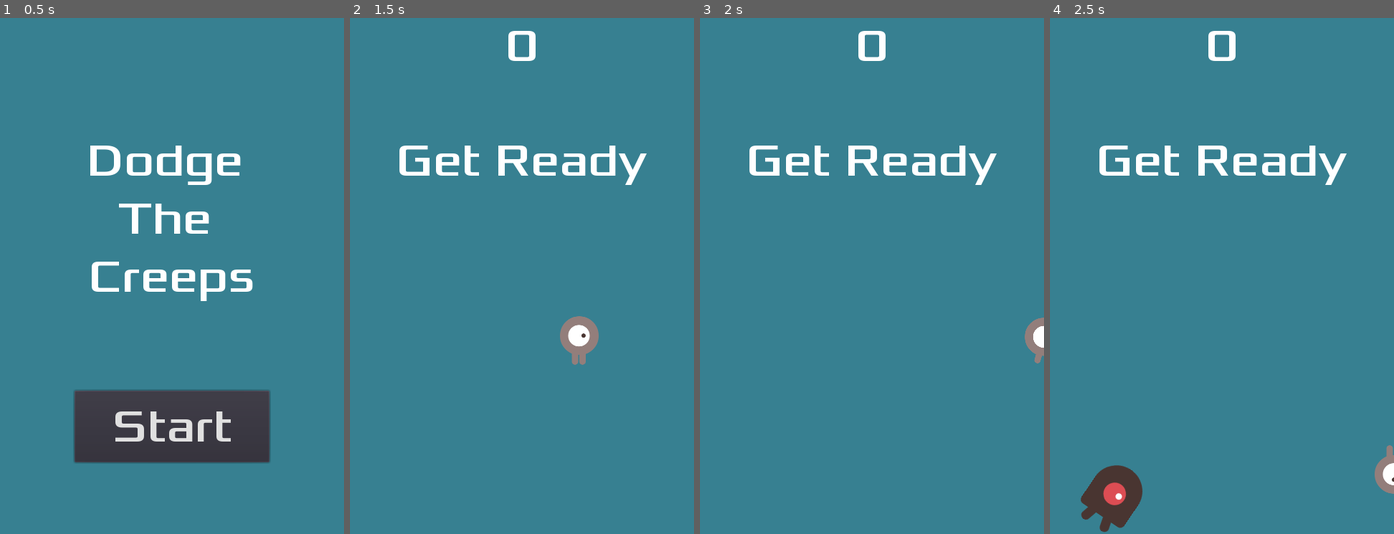
Above: before the commit, frames 1-4 (left to right).
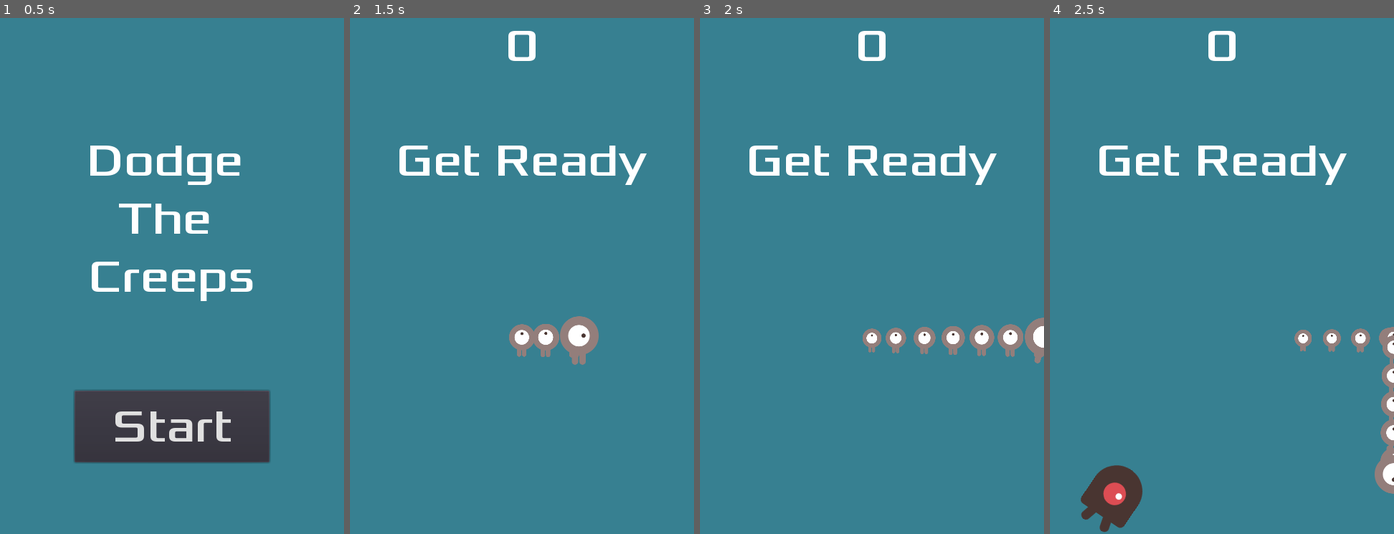
Above: after the commit, the same moments.

Repository: zMenta/Godot-Projects
Game: Godot game, scene res://Main.tscn
Two runs of this game, one before a commit and one after it. Both use one fixed random seed, a clock stepped at 60 frames per second and the inputs below.
Inputs:
- Up to frame 1 (0.5 s): no input
- Up to frame 2 (1.5 s): click "Start" at 0.5 s; tap Enter (start_game) at 1.25, 1.35 s; hold Right (ui_right) from 1.28 s (still down)
- Up to frame 3 (2 s): keep holding Right (ui_right)
- Up to frame 4 (2.5 s): release Right (ui_right) at 2.03 s; hold Down (ui_down) from 2.03 s (still down); tap Enter (start_game) at 2.1 s

Frame 1 is identical in both runs. In frame 2, 0.7% of the frame differs, in the area x 46-67%, y 59-66%; in frame 3, 1.5%, in the area x 47-100%, y 59-66%; in frame 4, 1.2%.

Commit message:
Update Player.tscn

Diff:
--- a/Your first 2D game/Player.tscn
+++ b/Your first 2D game/Player.tscn
@@ -1,10 +1,28 @@
-[gd_scene load_steps=8 format=2]
+[gd_scene load_steps=11 format=2]
 
 [ext_resource path="res://art/playerGrey_walk1.png" type="Texture" id=1]
 [ext_resource path="res://art/playerGrey_up1.png" type="Texture" id=2]
 [ext_resource path="res://art/playerGrey_up2.png" type="Texture" id=3]
 [ext_resource path="res://art/playerGrey_walk2.png" type="Texture" id=4]
 [ext_resource path="res://Player.gd" type="Script" id=5]
+
+[sub_resource type="Curve" id=4]
+_data = [ Vector2( 0, 0.701136 ), 0.0, 0.0, 0, 0, Vector2( 0.983696, 0.446591 ), 0.0, 0.0, 0, 0 ]
+
+[sub_resource type="CurveTexture" id=5]
+curve = SubResource( 4 )
+
+[sub_resource type="ParticlesMaterial" id=3]
+flag_disable_z = true
+gravity = Vector3( 0, 0, 0 )
+orbit_velocity = 0.0
+orbit_velocity_random = 0.0
+scale = 0.5
+scale_curve = SubResource( 5 )
+
+[sub_resource type="CapsuleShape2D" id=2]
+radius = 24.0
+height = 14.0
 
 [sub_resource type="SpriteFrames" id=1]
 animations = [ {
@@ -19,10 +37,6 @@
 "speed": 5.0
 } ]
 
-[sub_resource type="CapsuleShape2D" id=2]
-radius = 24.0
-height = 14.0
-
 [node name="Player" type="Area2D"]
 collision_mask = 2
 script = ExtResource( 5 )
@@ -30,13 +44,20 @@
 "_edit_group_": true
 }
 
+[node name="Trail" type="Particles2D" parent="."]
+scale = Vector2( 0.5, 0.5 )
+amount = 10
+local_coords = false
+process_material = SubResource( 3 )
+texture = ExtResource( 2 )
+
+[node name="CollisionShape2D" type="CollisionShape2D" parent="."]
+shape = SubResource( 2 )
+
 [node name="AnimatedSprite" type="AnimatedSprite" parent="."]
 scale = Vector2( 0.5, 0.5 )
 frames = SubResource( 1 )
 animation = "up"
 frame = 1
 
-[node name="CollisionShape2D" type="CollisionShape2D" parent="."]
-shape = SubResource( 2 )
-
 [connection signal="body_entered" from="." to="." method="_on_Player_body_entered"]
